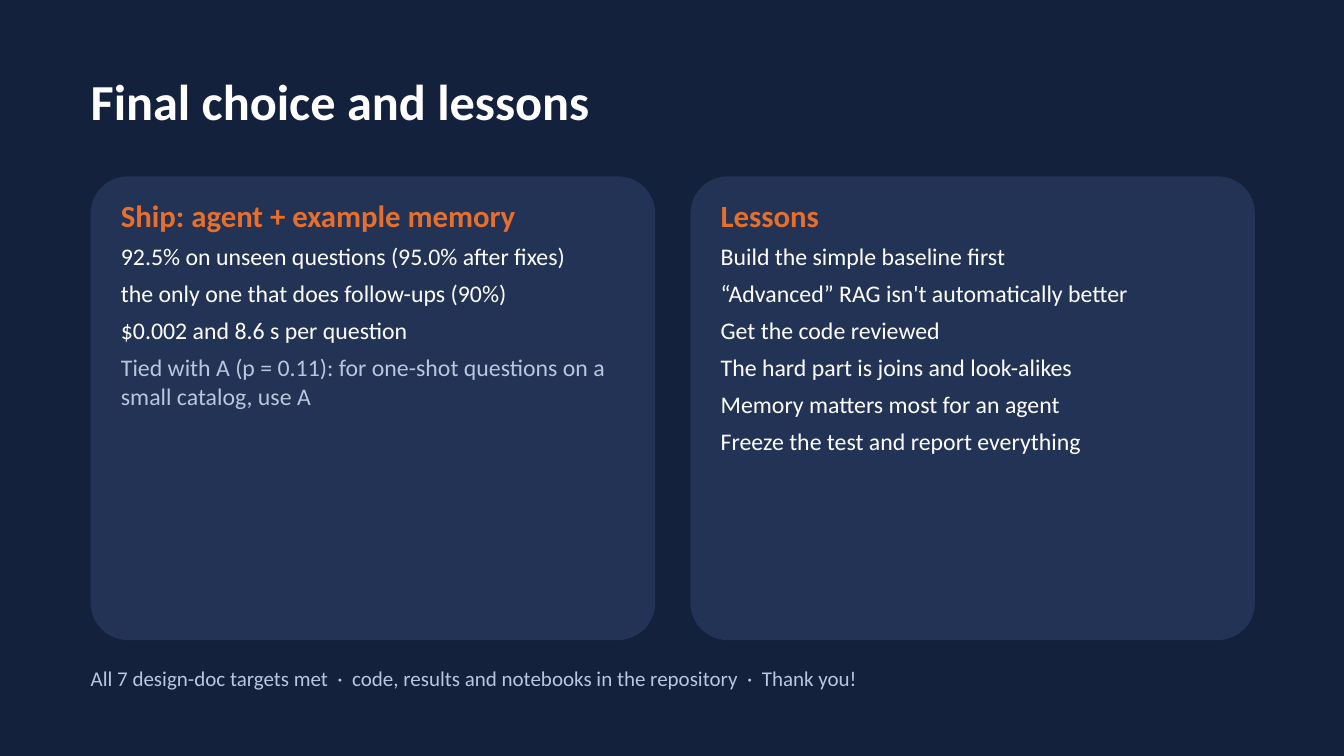
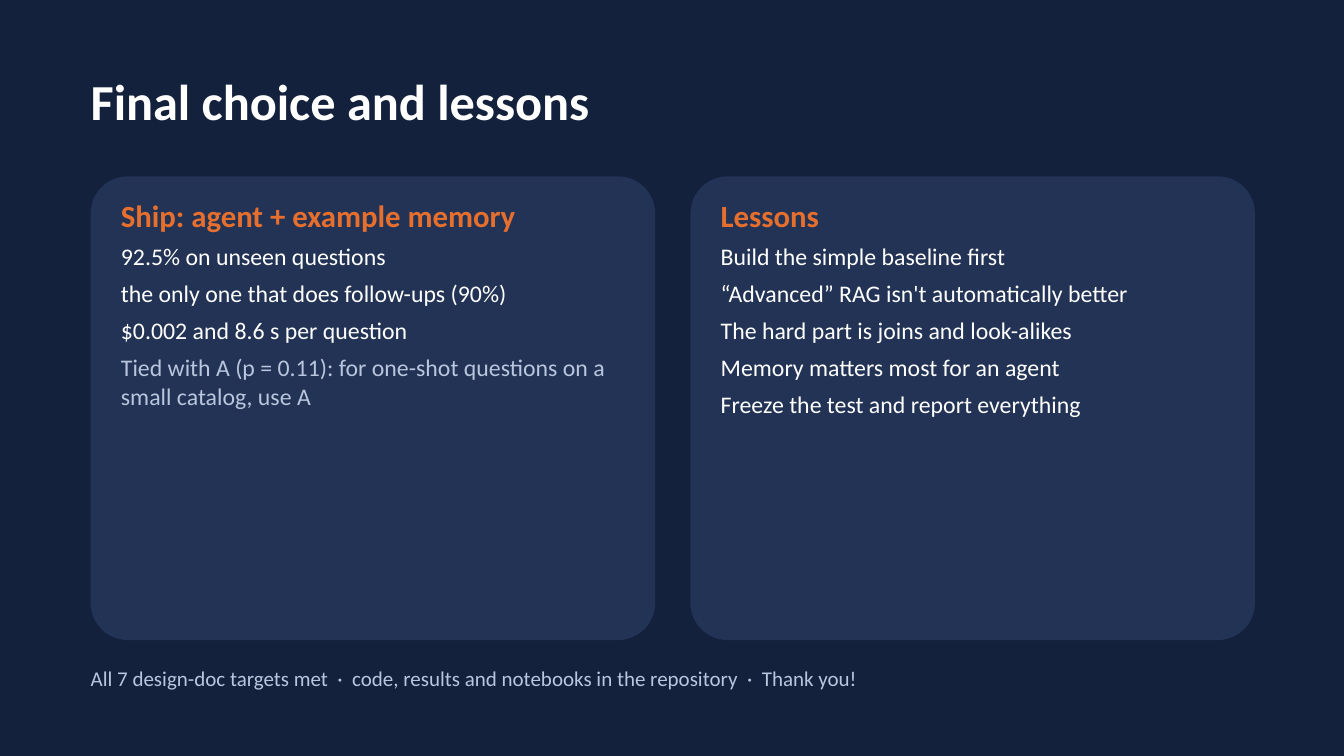
Before and after one commit to anshikachaurasia/AdsKG_agent, a slide deck: slide 13 of docs/AdsKG_Agent_Presentation.pptx (slide 14 before the commit). Drawn at 1344x756 pixels with LibreOffice and Linux fonts; fonts in the diff are those of the drawing. Boxes give left, top, right and bottom in pixels: in the first picture for what was removed or moved away, otherwise in the second. Text is boxed around its words. In the diff, an @@ line names an element or a change of style, - is before the commit and + after.

```diff
--- a/docs/AdsKG_Agent_Presentation.pptx
+++ b/docs/AdsKG_Agent_Presentation.pptx
@@ text at (121,248,386,269): text changed @@
-92.5% on unseen questions (95.0% after fixes)
+92.5% on unseen questions
@@ text at (721,322,940,339): paragraph removed @@
-Get the code reviewed
```
Also in this commit, not shown: 1 other slide changed, 1 slide removed, 13 other files.
